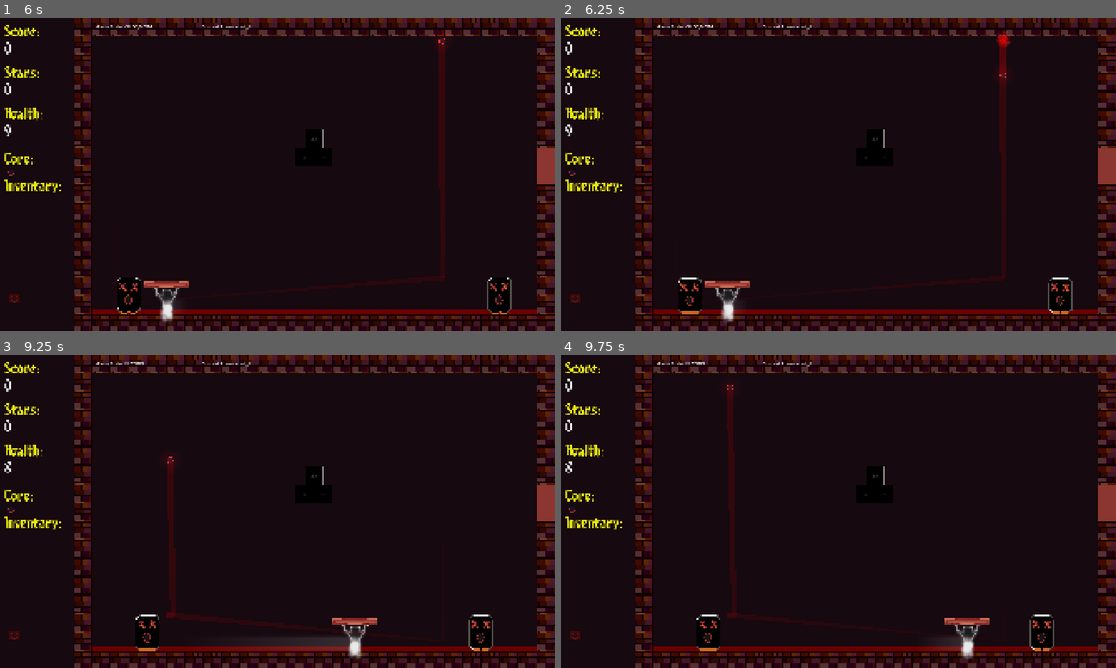
Above: before the commit, frames 1-4 (two rows, left to right).
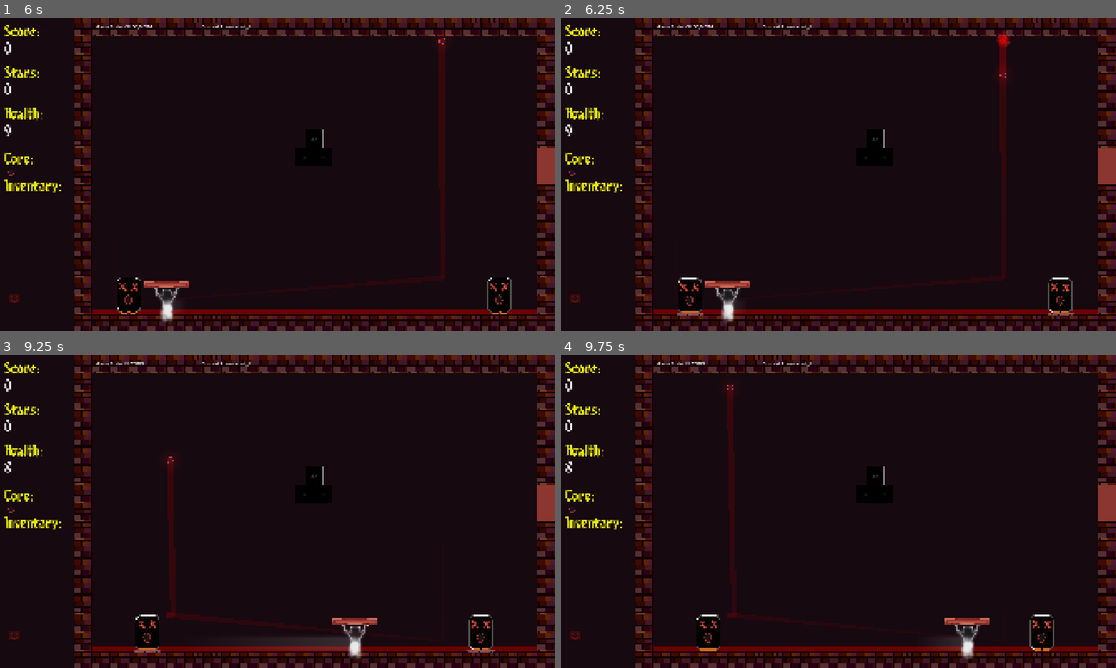
Above: after the commit, the same moments.

Repository: lostpoet999/escape_to_marty
Game: Godot game, scene res://scenes_and_scripts/levels/floor_1_the_lighthouse/combat_1_2.tscn
Two runs of this game, one before a commit and one after it. Both use one fixed random seed, a clock stepped at 60 frames per second and the inputs below. This scene is started directly instead of the project's main scene. Sound files missing from this copy of the repository are replaced by a short silence.
Inputs (mouse positions are in pixels of both pictures, inside the frame that each line leads up to):
- Up to frame 1 (6 s): click (11, 171) at 0.52 s; click (11, 199) at 1.27 s; click (11, 171) at 2 s; click (11, 171) at 2.75 s; tap Enter at 3.5 s; move the mouse to (305, 174) at 3.52 s; hold Tab (click_mode_toggle) 3.53-4.28 s; click (305, 174) at 3.67 s; move the mouse to (543, 165) at 4.27 s; click (543, 165) at 4.35 s; move the mouse to (288, 168) at 5.02 s; tap Space (paddle_active_powerup) at 5.1 s; click (288, 168) at 5.17 s; move the mouse to (271, 180) at 5.77 s; tap Tab (click_mode_toggle) at 5.85 s; click (271, 180) at 5.92 s
- Up to frame 2 (6.25 s): no input
- Up to frame 3 (9.25 s): move the mouse to (316, 661) at 6.52 s; click (316, 661) at 6.6 s; move the mouse to (316, 364) at 7.27 s; tap Space (paddle_active_powerup) at 7.35 s; click (316, 364) at 7.42 s; move the mouse to (83, 502) at 8.02 s; hold Tab (click_mode_toggle) 8.03-8.78 s; click (83, 502) at 8.17 s; move the mouse to (255, 505) at 8.77 s; click (255, 505) at 8.85 s
- Up to frame 4 (9.75 s): move the mouse to (866, 511) at 9.52 s; tap Space (paddle_active_powerup) at 9.6 s; click (866, 511) at 9.67 s

Frame 1 is identical in both runs. In frame 2, less than 0.1% of the frame differs, in the area x 20-93%, y 94-96%; in frame 3, less than 0.1%, in the area x 24-90%, y 94-96%; in frame 4, nothing differs.

Commit message:
feat: deon makes dust particles when landing

Diff:
--- a/scenes_and_scripts/enemies/enemy_actions/hop_to_center.gd
+++ b/scenes_and_scripts/enemies/enemy_actions/hop_to_center.gd
@@ -9,6 +9,7 @@
 
 var target_x:float
 var is_hopping: bool = false
+const LANDING_DUST: PackedScene = preload("uid://e5v7jmrw71ba")
 
 
 @export var hop_distance: float
@@ -44,6 +45,7 @@
 	var origin_y: float = actor.global_position.y
 	var origin_scale: Vector2 = actor.scale
 	var start_x: float = actor.global_position.x
+
 	# --- Position Tween ---
 	var tween: Tween = actor.create_tween()
 	tween.tween_method(func(x: float) -> void:
@@ -58,6 +60,7 @@
 	up_tween.tween_property(actor, "global_position:y",
 		origin_y, speed * 0.5)\
 		.set_ease(Tween.EASE_IN).set_trans(Tween.TRANS_SINE)
+
 	# --- Takeoff Squash & Stretch ---
 	var scale_tween: Tween = actor.create_tween()
 	scale_tween.tween_property(actor, "scale",
@@ -69,6 +72,7 @@
 	scale_tween.tween_property(actor, "scale",
 		origin_scale, speed * 0.75)\
 		.set_ease(Tween.EASE_IN_OUT).set_trans(Tween.TRANS_SINE)
+
 	# --- Landing fires after arc completes ---
 	up_tween.tween_callback(func() -> void:
 		var land_tween: Tween = actor.create_tween()
@@ -77,6 +81,16 @@
 			.set_ease(Tween.EASE_OUT).set_trans(Tween.TRANS_SINE)
 		land_tween.tween_callback(func() -> void:
 			SFX.play_sound("landing")
+			var dust1: CPUParticles2D = LANDING_DUST.instantiate()
+			var dust2: CPUParticles2D = LANDING_DUST.instantiate()
+			actor.get_parent().add_child(dust1)
+			actor.get_parent().add_child(dust2)
+			dust1.z_index = 1000
+			dust2.z_index = 1000
+			dust1.global_position = actor.foot_1.global_position
+			dust2.global_position = actor.foot_2.global_position
+			dust1.emitting = true
+			dust2.emitting = true
 		)
 		land_tween.tween_property(actor, "scale",
 			origin_scale, speed * 0.30)\
--- a/scenes_and_scripts/enemies/placed_enemy.gd
+++ b/scenes_and_scripts/enemies/placed_enemy.gd
@@ -7,6 +7,9 @@
 @export var suppressed_on_respawn: bool
 var timer: Timer
 signal ready_to_remove(enemy: PlacedEnemy)
+
+@onready var foot_1: Marker2D = $Foot1
+@onready var foot_2: Marker2D = $Foot2
 
 func _ready()->void:
 	if is_blocker: Signalbus.blocker_added.emit(self)
--- a/scenes_and_scripts/enemies/specific_enemies/no_see_me_demon/deon.tscn
+++ b/scenes_and_scripts/enemies/specific_enemies/no_see_me_demon/deon.tscn
@@ -27,9 +27,15 @@
 texture = ExtResource("2_j7ao1")
 
 [node name="CollisionShape2D" parent="." index="1" unique_id=1655691252]
-position = Vector2(1, 1)
+position = Vector2(1, 0.25)
 
 [node name="CollisionShape2D" parent="RammingCollision" parent_id_path=PackedInt32Array(390356126) index="0" unique_id=1959629443]
 position = Vector2(1.5, 2)
 
+[node name="Foot1" type="Marker2D" parent="." index="3" unique_id=1838018458]
+position = Vector2(-15, 91)
+
+[node name="Foot2" type="Marker2D" parent="." index="4" unique_id=1351684469]
+position = Vector2(15, 91)
+
 [connection signal="body_entered" from="RammingCollision" to="." method="_on_ramming_collision_body_entered"]
--- /dev/null
+++ b/scenes_and_scripts/enemies/vfx/landing_dust.tscn
@@ -0,0 +1,28 @@
+[gd_scene format=3 uid="uid://e5v7jmrw71ba"]
+
+[sub_resource type="Gradient" id="Gradient_k1jim"]
+colors = PackedColorArray(0.45374894, 0.45374864, 0.4537487, 0.77254903, 0.76862746, 0.21176471, 0.24705882, 0.7490196)
+
+[node name="LandingDust" type="CPUParticles2D" unique_id=1184652057]
+scale = Vector2(1.2, 1.2)
+emitting = false
+amount = 30
+lifetime = 0.25
+one_shot = true
+explosiveness = 0.9
+randomness = 0.3
+use_fixed_seed = true
+seed = 238242773
+lifetime_randomness = 0.25
+emission_shape = 3
+emission_rect_extents = Vector2(20, 2)
+direction = Vector2(0, -8)
+spread = 80.0
+gravity = Vector2(0, 200)
+initial_velocity_min = 20.0
+initial_velocity_max = 60.0
+scale_amount_min = 4.0
+scale_amount_max = 8.0
+color_initial_ramp = SubResource("Gradient_k1jim")
+hue_variation_min = 0.5
+hue_variation_max = 1.0
